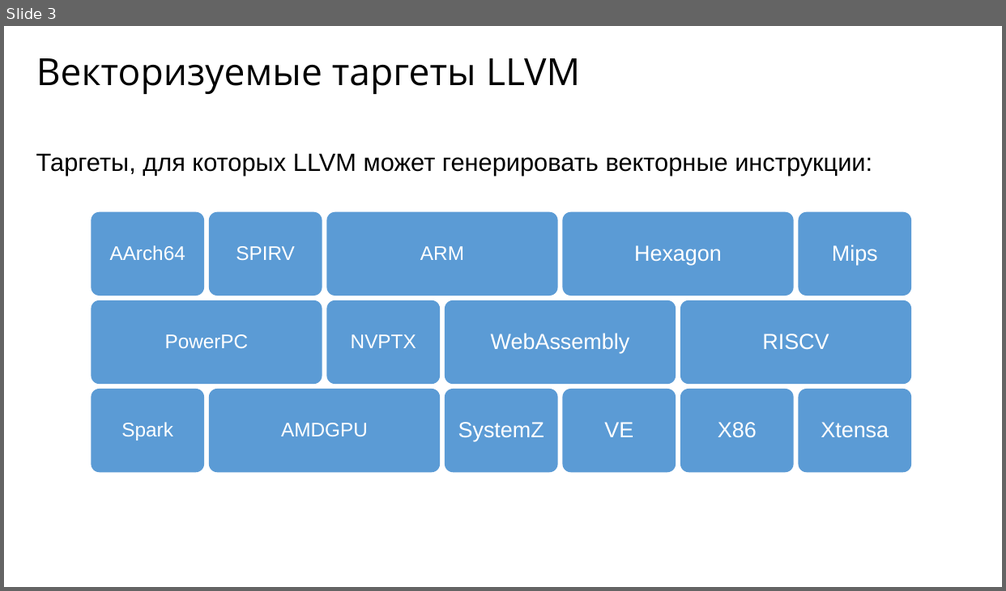
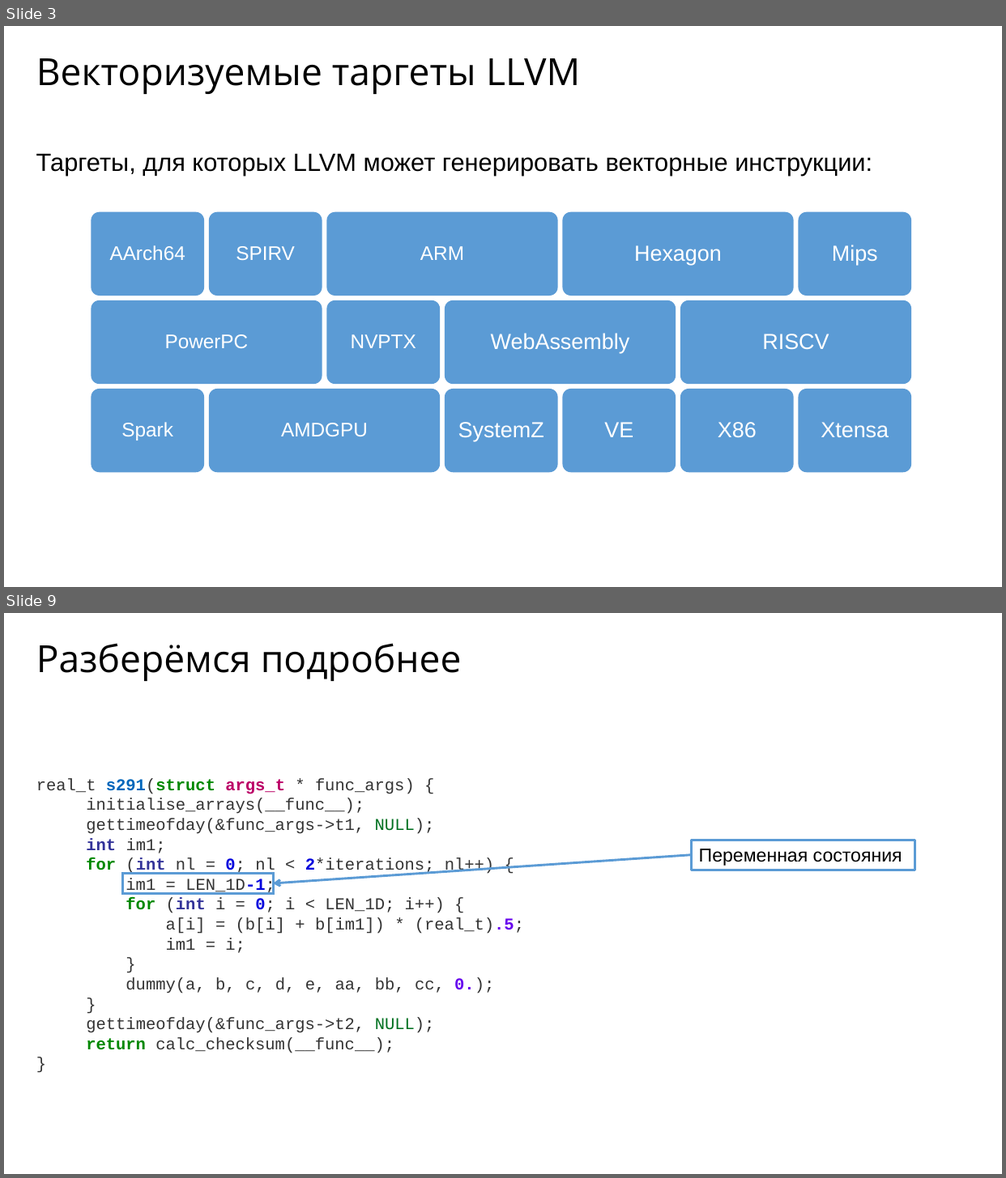
Before and after one commit to pahansan/step_in_science, a slide deck: presentation.pptx. Shown one above the other, each under a label of ours: slide 3 before the commit, slides 3 and 9 after it; the slides between them are not shown. The pictures are 1006x591 and 1006x1178 pixels, drawn with LibreOffice and Linux fonts; fonts in the diff are those of the drawing. Boxes give left, top, right and bottom in pixels: in the first picture for what was removed or moved away, otherwise in the second. Text is boxed around its words. In the diff, an @@ line names an element or a change of style, - is before the commit and + after.

```diff
--- a/presentation.pptx
+++ b/presentation.pptx
@@ slide 9 added at (4, 613, 1002, 1174), background #FFFFFF @@
@@ text added at (36, 643, 462, 681), 36 pt, text #000000 @@
+Разберёмся подробнее
@@ text added at (36, 778, 524, 1054), 16 pt, text #333333 @@
+real_t s291(struct args_t * func_args) {
+initialise_arrays(__func__);
+gettimeofday(&func_args->t1, NULL);
+int im1;
+for (int nl = 0; nl < 2*iterations; nl++) {
+im1 = LEN_1D-1;
+for (int i = 0; i < LEN_1D; i++) {
+a[i] = (b[i] + b[im1]) * (real_t).5;
+im1 = i;
+}
+dummy(a, b, c, d, e, aa, bb, cc, 0.);
+}
+gettimeofday(&func_args->t2, NULL);
+return calc_checksum(__func__);
+}
@@ arrow added from (691, 855) to (273, 884), #5B9BD5 2.25 pt @@
@@ rectangle added at (691, 840, 915, 870), outline #5B9BD5 2.25 pt, 18 pt, text #000000 @@
+Переменная состояния
@@ rectangle added at (122, 874, 273, 894), outline #5B9BD5 2.25 pt @@
```
Also in this commit, not shown: 1 slide changed, 44 other slides added.
